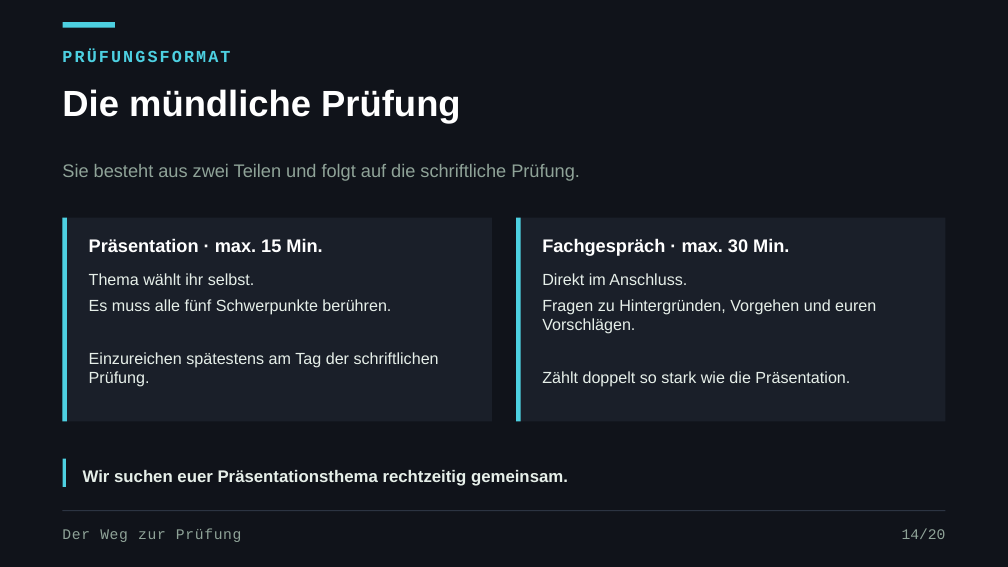
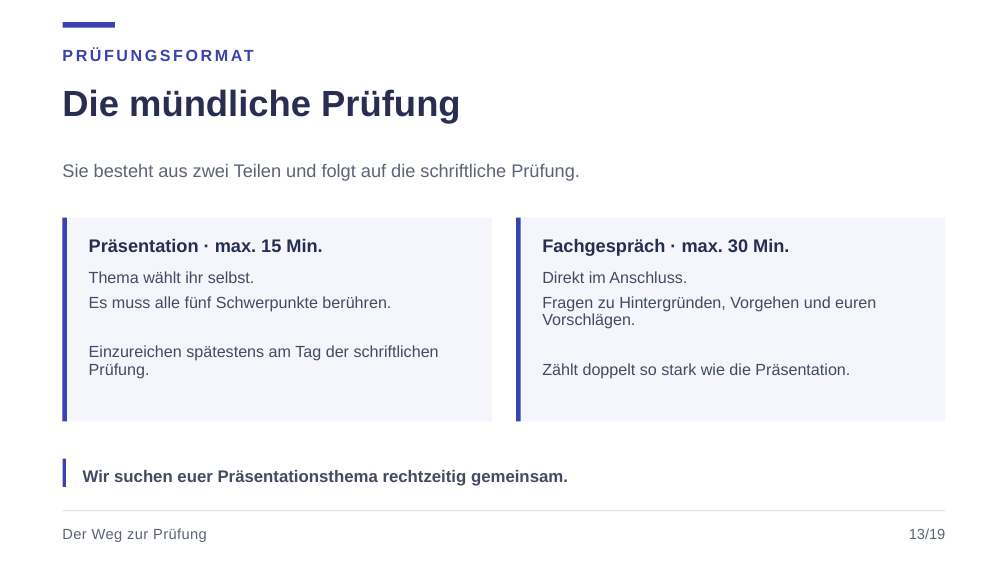
Before and after one commit to JacobMenge/kurs-unterlagen, a slide deck: slide 16 of folien/dist/00-orientierung.pptx (slide 17 before the commit). Drawn at 1008x567 pixels with LibreOffice and Linux fonts; fonts in the diff are those of the drawing. Boxes give left, top, right and bottom in pixels: in the first picture for what was removed or moved away, otherwise in the second. Text is boxed around its words. In the diff, an @@ line names an element or a change of style, - is before the commit and + after.

Commit message:
folien: helles cloudhelden-design, partner-interview statt kennenlernspiel

```diff
--- a/folien/dist/00-orientierung.pptx
+++ b/folien/dist/00-orientierung.pptx
@@ background #10131A to #FFFFFF @@
@@ text "PRÜFUNGSFORMAT" at (62, 42, 946, 69): size 12 to 11.5 pt, font Courier New to Arial, text colour #4DD0E1 to #3843AF, letter spacing 1.5 to 1.8 pt @@
@@ text "Sie besteht aus zwei Teilen ..." at (62, 164, 580, 181): text colour #8FA398 to #5C6377 @@
@@ rectangle at (62, 218, 492, 421): fill #1A1F29 to #F5F6FC @@
@@ rectangle at (516, 218, 946, 421): fill #1A1F29 to #F5F6FC @@
@@ text colour #FFFFFF to #272E52 in 3 elements at (62, 89, 460, 124), (89, 238, 322, 252), (542, 238, 789, 256) @@
@@ text "Thema wählt ihr selbst." at (89, 271, 439, 379): text colour #E6EFE9 to #434A63; line spacing 1 to 0.92 @@
@@ text "Direkt im Anschluss." at (542, 271, 876, 379): text colour #E6EFE9 to #434A63; line spacing 1 to 0.92 @@
@@ fill #4DD0E1 to #3843AF in 4 elements at (62, 22, 115, 28), (62, 218, 67, 421), (516, 218, 520, 421), (62, 459, 67, 487) @@
@@ text "Wir suchen euer Präsentationsthema rechtzeitig ..." at (83, 470, 568, 486): text colour #E6EFE9 to #434A63 @@
@@ text "Der Weg zur Prüfung" at (62, 528, 207, 542): font Courier New to Arial, text colour #8FA398 to #5C6377, letter spacing 0.5 to 0.3 pt @@
@@ line (62, 511) - (946, 511): stroke #2C3442 0.75 pt to #DFE3F0 0.75 pt @@
@@ text at (909, 528, 946, 539): text changed; font Courier New to Arial; text colour #8FA398 to #5C6377 @@
-14/20
+13/19
```
Also in this commit, not shown: 21 other slides changed, 2 slides added, 3 slides removed, 4 other files.
